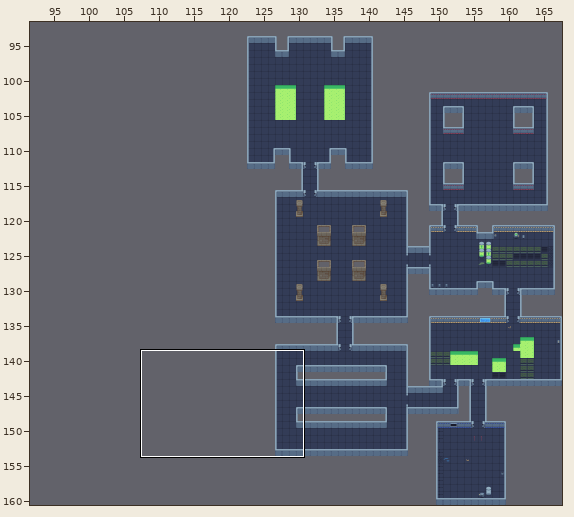
A Tiled map gets an edit: image/tech3.tmx. The first picture is a wide view before the edit; the outline marks the close-up.
Close-up. As it was:
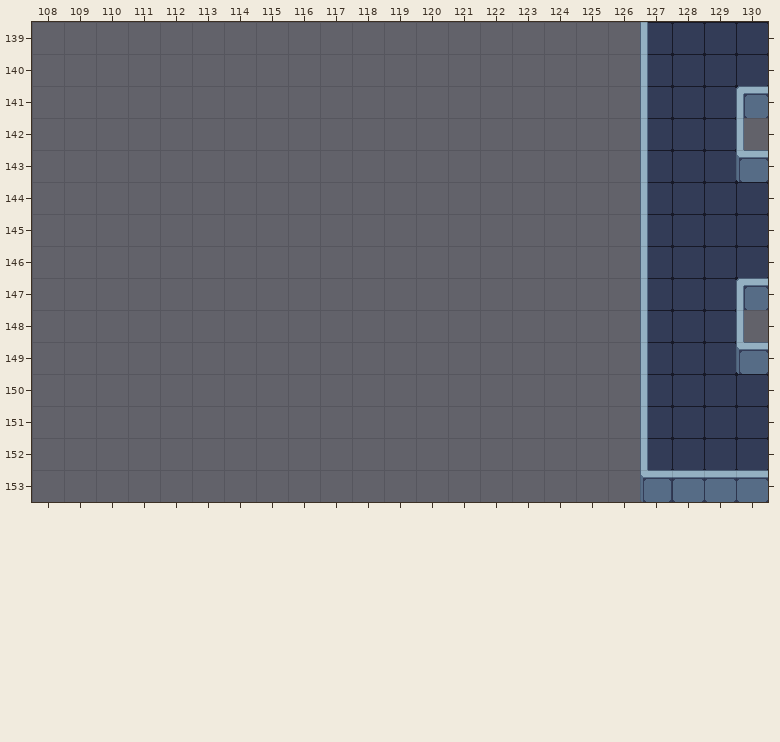
Cells are 32x32 px. Shown: x 108..130, y 139..153. The commit also changed other parts of the map, which this record leaves out.
Now the later version:
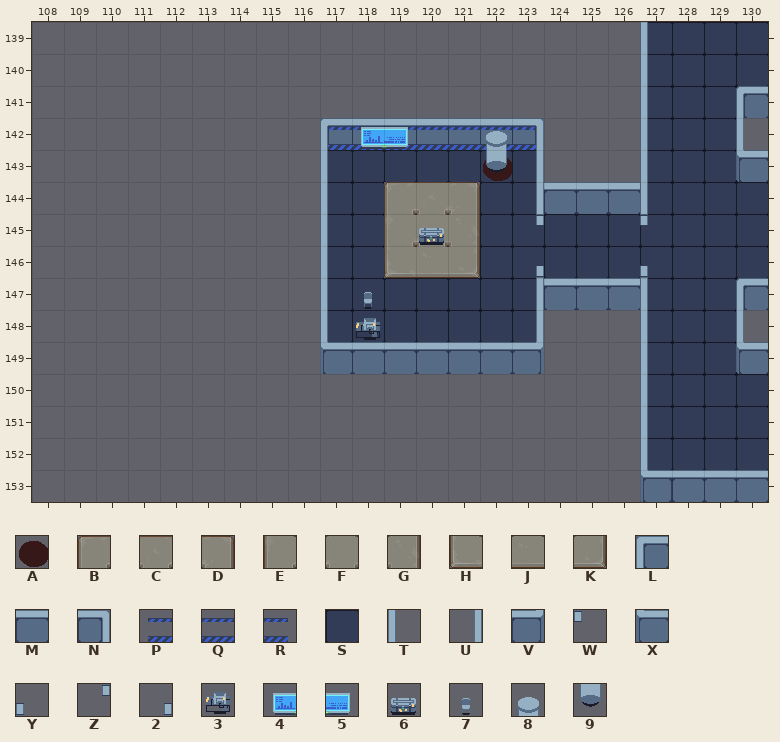
Key: from "TX Shadow": A 85; from "TX Tileset Stone Ground": B 5, C 6, D 7, E 13, F 14, G 15, H 21, J 22, K 23; from "tech": L 2, M 5, N 8, P 18, Q 21, R 24, S 71, T 75, U 83, V 342, W 362, X 372, Y 399, Z 436, 2 473; from "techprops": 3 55, 4 96, 5 97, 6 157, 7 180, 8 240, 9 264.
_ is an empty cell.
Changes in this commit:
Layer "background":
The edit adds tile B in row 144 at x 119.
The edit adds tile C in row 144 at x 120.
The edit adds tile D in row 144 at x 121.
The edit adds tile E in row 145 at x 119.
The edit adds tile F in row 145 at x 120.
The edit adds tile G in row 145 at x 121.
The edit adds tile H in row 146 at x 119.
The edit adds tile J in row 146 at x 120.
The edit adds tile K in row 146 at x 121.
The edit adds tile S in row 143 at x 117 to 123; in row 144 at x 117 to 118 and 122 to 123; in rows 145 to 146 at x 117 to 118 and 122 to 126; in rows 147 to 148 at x 117 to 123.
Layer "walls":
The edit adds tile 2 in row 146 at x 123.
The edit adds tile L in row 142 at x 117.
The edit adds tile M in row 142 at x 118 to 122; in row 144 at x 124 to 126; in row 147 at x 124 to 126; in row 149 at x 118 to 122.
The edit adds tile N in row 142 at x 123.
The edit adds tile T in rows 143 to 148 at x 117.
The edit adds tile U in rows 143 to 144 at x 123; in rows 147 to 148 at x 123.
The edit adds tile V in row 149 at x 123.
Tile T gives way to tile W in row 145 at x 127.
The edit adds tile X in row 149 at x 117.
Tile T gives way to tile Y in row 146 at x 127.
The edit adds tile Z in row 145 at x 123.
Layer "wall stickers":
The edit adds tile P in row 142 at x 117.
The edit adds tile Q in row 142 at x 118 to 122.
The edit adds tile R in row 142 at x 123.
Layer "props":
The edit adds tile 3 in row 148 at x 118.
The edit adds tile 4 in row 142 at x 118.
The edit adds tile 5 in row 142 at x 119.
The edit adds tile 6 in row 145 at x 120.
The edit adds tile 7 in row 147 at x 118.
The edit adds tile A in row 143 at x 122.
Layer "props2":
The edit adds tile 8 in row 142 at x 122.
The edit adds tile 9 in row 143 at x 122.
Changed places in both close-ups, as pixel boxes (x1, y1, x2, y2):
changed: (320, 118, 648, 374)
